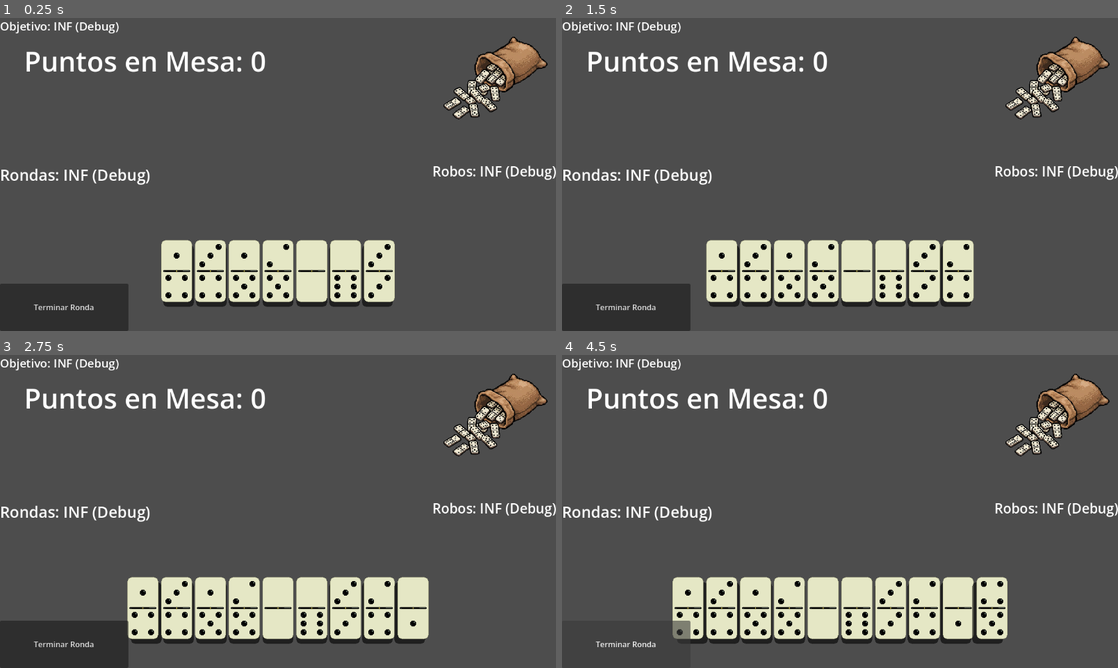
Above: before the commit, frames 1-4 (two rows, left to right).
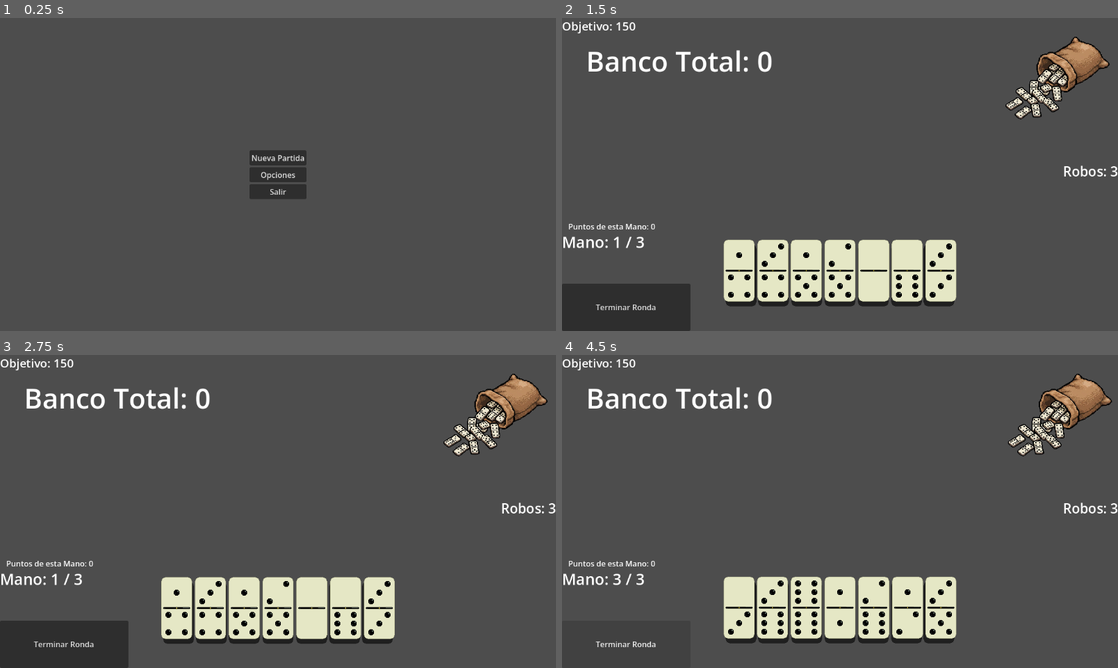
Above: after the commit, the same moments.

Repository: manuel051206/balatro-de-domino
Game: Godot game, scene res://_Scenes/MainMenu.tscn
The game is run twice, just before and just after one commit, with the same random seed, the same clock (stepped at 60 frames per second) and the same inputs. Before the commit the project starts from res://_Scenes/Mesa.tscn.
Inputs (mouse positions are in pixels of both pictures, inside the frame that each line leads up to):
- Up to frame 1 (0.25 s): no input
- Up to frame 2 (1.5 s): click (1056, 77) at 0.52 s; click (840, 158) at 1.25 s, where only the run after the commit has a clickable "Nueva Partida"
- Up to frame 3 (2.75 s): click (494, 414) at 2 s
- Up to frame 4 (4.5 s): click "Terminar Ronda" at 2.75 s; click (1056, 414) at 3.5 s; click "Terminar Ronda" at 4.25 s

The runs differ from the first frame. In frame 1, 17% of the frame differs, in the area x 0-100%, y 1-100%; in frame 2, 7.0%; in frame 3, 5.7%; in frame 4, 11%.

Commit message:
feat: persistencia, menú y core del juego
Introduce un sistema robusto de guardado/restauración, un nuevo menú principal y finaliza el núcleo del gameplay (Gameplay Core). Añade un control de límite de manos, un sistema de puntuación dual y la persistencia visual y lógica de la mesa de dominó entre rondas y sesiones.

Gameplay Core y Lógica de Mesa.gd:

Sistema de Manos y Score Dual: Implementa un límite de intentos (Mano n/m) para alcanzar el "Blind" (Puntaje Objetivo). Separa el cálculo del puntaje de la mano actual (que se reinicia) del Banco/Puntaje Total.

Escalado de dificultad: El "Blind" ahora escala correctamente al avanzar de mesa, respetando las variables dinámicas del Inspector.

Consistencia de la serpiente: El estado físico y lógico de los dominós en la mesa se mantiene intacto al terminar una mano y robar una nueva.

Reconstrucción en 1 frame: Carga el estado guardado al ejecutar _ready. Utiliza el historial_jugadas (valores y lados) para re-instanciar y recalcular la geometría exacta de la mesa en un solo frame al cargar la partida.

Motor de Persistencia (SaveManager.gd y project.godot):

Añade el Autoload SaveManager para la serialización modular y lectura en user://.

Sistema de ajustes blindado: Aísla las preferencias (Pantalla Completa, Volumen Maestro con conversión lineal a dB) en ajustes_balatrodedomino.json, permitiendo que sobrevivan al borrado del archivo de guardado tras un "Game Over".

Configura MainMenu.tscn como escena principal en project.godot y enlaza el ciclo de juego para detectar correctamente entre "Nueva Partida" y "Continuar".

Gestión de la Mano (mi_mano.gd):

Detiene la autogeneración de la mano en el _ready.

Implementa obtener_datos_mano y cargar_estado con una sincronización estricta de fichas_en_mano y pozo_de_fichas al cargar, previniendo la clonación o duplicidad de instancias.

Interacciones e Interfaz (ficha.gd, UX/UI):

Inputs de Fichas: Corrige el manejo de entrada en ficha.gd para que los clics no traspasen los objetos y asegura una detección confiable al soltar el clic.

Refinamiento UX de Game Over: Añade flujo de fin de juego con candado estricto de inputs cuando juego_terminado es verdadero y navegación automática al menú principal con un retardo de 3 segundos.

Ajustes menores de interfaz (etiquetas de mano/ronda, prints de depuración) y nuevos recursos/UIDs para la escena de MainMenu.

Diff:
--- /dev/null
+++ b/_Scenes/MainMenu.tscn
@@ -0,0 +1,90 @@
+[gd_scene format=3 uid="uid://db3fv04sek2oy"]
+
+[ext_resource type="Script" uid="uid://bxufg5qj6fnsk" path="res://_Scripts/main_menu.gd" id="1_p14ap"]
+
+[node name="MainMenu" type="Control" unique_id=1424149404]
+layout_mode = 3
+anchors_preset = 15
+anchor_right = 1.0
+anchor_bottom = 1.0
+grow_horizontal = 2
+grow_vertical = 2
+script = ExtResource("1_p14ap")
+
+[node name="Balatro de Domino" type="Label" parent="." unique_id=1285185648]
+layout_mode = 0
+offset_right = 40.0
+offset_bottom = 23.0
+
+[node name="VBoxContainer" type="VBoxContainer" parent="." unique_id=347142116]
+layout_mode = 1
+anchors_preset = -1
+anchor_left = 0.4652778
+anchor_top = 0.4220679
+anchor_right = 0.5347222
+anchor_bottom = 0.5779321
+grow_horizontal = 2
+grow_vertical = 2
+
+[node name="BotonJugar" type="Button" parent="VBoxContainer" unique_id=1968419910]
+layout_mode = 2
+size_flags_vertical = 4
+text = "Jugar"
+
+[node name="BotonOpciones" type="Button" parent="VBoxContainer" unique_id=1624634737]
+layout_mode = 2
+text = "Opciones"
+
+[node name="BotonSalir" type="Button" parent="VBoxContainer" unique_id=1823079505]
+layout_mode = 2
+text = "Salir"
+
+[node name="PanelOpciones" type="Panel" parent="." unique_id=1207625516]
+visible = false
+layout_mode = 1
+anchors_preset = 8
+anchor_left = 0.5
+anchor_top = 0.5
+anchor_right = 0.5
+anchor_bottom = 0.5
+offset_left = -90.0
+offset_top = -86.0
+offset_right = 84.0
+offset_bottom = 65.0
+grow_horizontal = 2
+grow_vertical = 2
+
+[node name="VBoxContainer" type="VBoxContainer" parent="PanelOpciones" unique_id=686951539]
+layout_mode = 0
+offset_right = 40.0
+offset_bottom = 40.0
+
+[node name="TituloOpciones" type="Label" parent="PanelOpciones/VBoxContainer" unique_id=805851371]
+layout_mode = 2
+text = "Configuración"
+horizontal_alignment = 1
+
+[node name="CheckPantalla" type="CheckBox" parent="PanelOpciones/VBoxContainer" unique_id=1116995370]
+layout_mode = 2
+text = "Pantalla Completa"
+
+[node name="LabelVolumen" type="Label" parent="PanelOpciones/VBoxContainer" unique_id=1413742095]
+layout_mode = 2
+text = "Volumen Maestro"
+
+[node name="SliderVolumen" type="HSlider" parent="PanelOpciones/VBoxContainer" unique_id=971545074]
+layout_mode = 2
+max_value = 1.0
+step = 0.01
+value = 1.0
+
+[node name="BotonCerrarOpciones" type="Button" parent="PanelOpciones/VBoxContainer" unique_id=280367996]
+layout_mode = 2
+text = "Volver"
+
+[connection signal="pressed" from="VBoxContainer/BotonJugar" to="." method="_on_boton_jugar_pressed"]
+[connection signal="pressed" from="VBoxContainer/BotonOpciones" to="." method="_on_boton_opciones_pressed"]
+[connection signal="pressed" from="VBoxContainer/BotonSalir" to="." method="_on_boton_salir_pressed"]
+[connection signal="toggled" from="PanelOpciones/VBoxContainer/CheckPantalla" to="." method="_on_check_pantalla_toggled"]
+[connection signal="value_changed" from="PanelOpciones/VBoxContainer/SliderVolumen" to="." method="_on_slider_volumen_value_changed"]
+[connection signal="pressed" from="PanelOpciones/VBoxContainer/BotonCerrarOpciones" to="." method="_on_boton_cerrar_opciones_pressed"]
--- a/_Scenes/Mesa.tscn
+++ b/_Scenes/Mesa.tscn
@@ -24,6 +24,7 @@
 
 [node name="Mesa" type="Node2D" unique_id=1649123061]
 script = ExtResource("1_8bmom")
+modo_debug = false
 Sfx_PonerFicha = SubResource("AudioStreamRandomizer_n8kvq")
 
 [node name="Camera2D" type="Camera2D" parent="." unique_id=951271532]
@@ -34,6 +35,7 @@
 
 [node name="CollisionShape2D" type="CollisionShape2D" parent="ZonaMesa" unique_id=471383918]
 position = Vector2(0, -83.5)
+scale = Vector2(5, 5)
 shape = SubResource("RectangleShape2D_8bmom")
 
 [node name="CanvasLayer" type="CanvasLayer" parent="." unique_id=855013801]
@@ -47,6 +49,13 @@
 theme_override_font_sizes/font_size = 57
 text = "0"
 
+[node name="PuntosManoLabel" type="Label" parent="CanvasLayer" unique_id=914437969]
+offset_left = 13.0
+offset_top = 420.0
+offset_right = 235.0
+offset_bottom = 443.0
+text = "Default(para ver en la scene)"
+
 [node name="ObjetivoLabel" type="Label" parent="CanvasLayer" unique_id=977628547]
 offset_right = 102.0
 offset_bottom = 23.0
@@ -57,9 +66,9 @@
 anchors_preset = 4
 anchor_top = 0.5
 anchor_bottom = 0.5
-offset_top = -11.5
-offset_right = 40.0
-offset_bottom = 11.5
+offset_top = 116.5
+offset_right = 165.0
+offset_bottom = 161.5
 grow_vertical = 2
 theme_override_font_sizes/font_size = 32
 text = "Ronda: 1/3"
--- a/_Scripts/Mesa.gd
+++ b/_Scripts/Mesa.gd
@@ -3,6 +3,7 @@
 # --- REFERENCIAS ---
 @onready var mano = $MiMano
 @onready var label_puntos = $CanvasLayer/PuntajeLabel
+@onready var label_puntos_mano = $CanvasLayer/PuntosManoLabel
 @onready var label_objetivo = $CanvasLayer/ObjetivoLabel
 @onready var label_ronda = $CanvasLayer/RondaLabel
 @onready var reproductor = $AudioStreamPlayer
@@ -33,12 +34,14 @@
 var ronda_actual: int = 1
 var puntos_ronda_actual: int = 0
 var robos_restantes: int = 3
+var juego_terminado: bool = false
 
 # --- ESTADO DEL JUEGO (DATOS) ---
 var extremo_izquierdo: int = -1
 var extremo_derecho: int = -1
 var es_primer_turno: bool = true
 var suma_total_puntos: int = 0
+var historial_jugadas: Array = []
 
 # --- LÍMITES DE LA PANTALLA (El "Radar") ---
 var limite_izquierdo_x: float = -450.0
@@ -62,7 +65,31 @@
 func _ready():
 	if mano:
 		mano.intento_de_jugada.connect(_validar_jugada)
-	robos_restantes = robos_maximos
+	# Intentamos cargar la partida
+	if SaveManager.cargar_partida():
+		var datos = SaveManager.datos_partida
+		mesa_actual = int(datos.get("mesa_actual", 1))
+		ronda_actual = int(datos.get("ronda_actual", 1))
+		robos_restantes = int(datos.get("robos_restantes", robos_maximos))
+		suma_total_puntos = int(datos.get("suma_total_puntos", 0))
+		puntos_ronda_actual = int(datos.get("puntos_ronda_actual", 0))
+		puntaje_objetivo_base = int(datos.get("puntaje_objetivo_base", puntaje_objetivo_base))
+		print("🔍 DEBUG LECTURA JSON - Objetivo leído: ", puntaje_objetivo_base)
+		# Extraemos el historial y lo reconstruimos
+		historial_jugadas = datos.get("historial_jugadas", [])
+		if not historial_jugadas.is_empty():
+			reconstruir_serpiente(historial_jugadas)
+		# ¡Le damos a la mano su estado guardado!
+		if mano:
+			var mano_guardada = datos.get("fichas_en_mano", [])
+			var pozo_guardado = datos.get("pozo_de_fichas", [])
+			mano.cargar_estado(mano_guardada, pozo_guardado)
+
+	else:
+		#Si NO hay partida, inicializamos normal
+		robos_restantes = robos_maximos
+		if mano:
+			mano.generar_mano_inicial() # Ahora la Mesa da la orden de empezar
 	actualizar_ui()
 
 # --- FUNCIONES: CONTROL DE ZONA ---
@@ -76,6 +103,8 @@
 
 # --- ÁRBITRO: ¿ES LEGAL LA JUGADA? ---
 func _validar_jugada(ficha: Ficha):
+	if juego_terminado:
+		return
 	if not mouse_sobre_mesa: return
 
 	if es_primer_turno:
@@ -127,7 +156,11 @@
 	return false
 
 # --- EL GERENTE VISUAL ---
-func jugar_ficha(ficha: Ficha, lado: String, es_capicua: bool = false):
+func jugar_ficha(ficha: Ficha, lado: String, es_capicua: bool = false, es_reconstruccion: bool = false):
+	# Guarda el historial si es una jugada real
+	if not es_reconstruccion:
+		historial_jugadas.append({"v1": ficha.valor_izq, "v2": ficha.valor_der, "lado": lado})
+
 	var es_doble = (ficha.valor_izq == ficha.valor_der)
 	var pos_final: Vector2
 	var pos_rebote: Vector2
@@ -139,7 +172,7 @@
 		es_primer_turno = false
 
 		ficha.posicionDefault = Vector2.ZERO
-		ficha.rotation_degrees = 0 if es_doble else -90
+		ficha.rotation_degrees = 0.0 if es_doble else -90.0
 
 		ultima_ficha_izq = ficha
 		ultima_ficha_der = ficha
@@ -150,7 +183,7 @@
 		es_primer_regreso_izq = false
 		es_primer_regreso_der = false
 
-		finalizar_jugada(ficha)
+		finalizar_jugada(ficha, false, es_reconstruccion)
 		return
 
 	var datos = _calcular_geometria(ficha, lado, es_doble)
@@ -161,6 +194,14 @@
 
 	if lado == "izquierda": ultima_ficha_izq = ficha
 	elif lado == "derecha": ultima_ficha_der = ficha
+
+	if es_reconstruccion:
+		# En reconstrucción, ignoramos animaciones capicúa y encajamos de golpe
+		ficha.rotation_degrees = rotacion_final
+		ficha.posicionDefault = pos_final
+		ficha.global_position = pos_final
+		finalizar_jugada(ficha, false, true)
+		return
 
 	if es_capicua:
 		_animar_rebote_capicua(ficha, pos_final, pos_rebote, rotacion_final)
@@ -306,8 +347,13 @@
 	return resultado
 
 # --- FINALIZACIÓN Y ANIMACIÓN ---
-func finalizar_jugada(ficha: Ficha, es_capicua: bool = false):
+func finalizar_jugada(ficha: Ficha, es_capicua: bool = false, es_reconstruccion: bool = false):
 	ficha.bloquear()
+
+	# Si es un fantasma reconstruyéndose, terminamos aquí para no duplicar puntos
+	if es_reconstruccion:
+		return
+
 	if mano: mano.quitar_ficha_jugada(ficha)
 
 	var puntos_base = ficha.valor_izq + ficha.valor_der
@@ -316,7 +362,9 @@
 	if es_capicua:
 		puntos_a_sumar = puntos_base * multiplicador_capicua
 
+	# Sumamos al banco total y a la mano actual
 	suma_total_puntos += puntos_a_sumar
+	puntos_ronda_actual += puntos_a_sumar
 	actualizar_ui()
 
 	if mano.ficha_seleccionada_actual == ficha: mano.ficha_seleccionada_actual = null
@@ -325,6 +373,7 @@
 	reproductor.pitch_scale = randf_range(0.95, 1.05)
 	reproductor.play()
 
+	guardar_estado_actual() # Guarda tras cada jugada
 	verificar_victoria()
 
 func _animar_rebote_capicua(ficha: Ficha, pos_final: Vector2, pos_rebote: Vector2, rotacion_final: float):
@@ -365,6 +414,8 @@
 	reproductor.play()
 
 func _on_boton_pozo_pressed():
+	if juego_terminado:
+		return
 	if not modo_debug:
 		if jugador_tiene_jugada_valida():
 			_animar_temblor_boton()
@@ -381,6 +432,7 @@
 		if not modo_debug:
 			robos_restantes -= 1
 			actualizar_ui()
+			guardar_estado_actual() # Guarda en el instante en que robas
 
 # --- EL ÁRBITRO DE LA PARTIDA---
 func verificar_victoria():
@@ -391,6 +443,9 @@
 		var puntaje_neto = suma_total_puntos - castigo_fantasma
 
 		if puntaje_neto >= puntaje_objetivo_base:
+			# NUEVO: Mensaje claro en consola para saber qué pasó
+			print("🏆 ¡MESA SUPERADA! Puntos logrados: ", puntaje_neto, " / Objetivo: ", puntaje_objetivo_base)
+
 			_calcular_castigo_escalera(false)
 			suma_total_puntos = puntaje_neto
 			actualizar_ui()
@@ -400,7 +455,7 @@
 	return false
 
 # --- SISTEMA DE CASTIGO: LA ESCALERA DE DOLOR ---
-func _calcular_castigo_escalera(silencioso: bool = false) -> int:
+func _calcular_castigo_escalera(_silencioso: bool = false) -> int:
 	if not mano or mano.fichas_en_mano.is_empty():
 		return 0
 
@@ -423,44 +478,71 @@
 	return castigo_total
 
 func terminar_ronda():
-	if modo_debug: return
+# Si ya ganamos o perdimos, el botón no hace nada
+	if modo_debug or juego_terminado: return
 
 	var castigo = _calcular_castigo_escalera()
 	if castigo > 0:
 		suma_total_puntos -= castigo
 		if suma_total_puntos < 0:
 			suma_total_puntos = 0
-		actualizar_ui()
 		_animar_temblor_boton()
 
+	# Verificamos si ganaste gracias a sobrevivir al castigo
+	if verificar_victoria():
+		return # Si ganaste, verificar_victoria ya hizo el trabajo. Cortamos aquí.
+
+	# Aumentamos el contador de la mano (ronda)
 	ronda_actual += 1
+	# Reiniciamos los puntos de esta mano específica y los robos
+	puntos_ronda_actual = 0
 	robos_restantes = robos_maximos
-	actualizar_ui()
 
 	if ronda_actual <= rondas_maximas:
 		if mano:
 			mano.nueva_ronda()
+		actualizar_ui()
+		# Guardamos AQUÍ, DESPUÉS de repartir la nueva mano
+		guardar_estado_actual()
+	else:
+# ¡GAME OVER REAL!
+		juego_terminado = true
+		actualizar_ui()
+		print("GAME OVER - No alcanzaste los puntos.")
+		# Aseguramos que la interfaz diga Game Over
+		if label_ronda: label_ronda.text = "¡GAME OVER!"
+
+		# ---> OPCIONAL PERO RECOMENDADO: Borramos la partida guardada porque perdió <---
+		SaveManager.borrar_partida()
+		# ---> NUEVO: Esperamos 3 segundos para que lea el mensaje y lo mandamos al menú
+		await get_tree().create_timer(3.0).timeout
+		get_tree().change_scene_to_file("res://_Scenes/MainMenu.tscn") # Asegúrate de que esta ruta sea la correcta
 
 func _on_boton_siguiente_ronda_pressed():
 	terminar_ronda()
 
 # --- ACTUALIZADOR DE INTERFAZ ---
 func actualizar_ui():
-	if label_puntos: label_puntos.text = "Puntos en Mesa: %d" % suma_total_puntos
+
+	# Mostrar Total y Mano Actual
+	if label_puntos: label_puntos.text = "Banco Total: %d" % suma_total_puntos
+	if label_puntos_mano: label_puntos_mano.text = "Puntos de esta Mano: %d" % puntos_ronda_actual
 
 	if modo_debug:
 		if label_objetivo: label_objetivo.text = "Objetivo: INF (Debug)"
-		if label_ronda: label_ronda.text = "Rondas: INF (Debug)"
+		if label_ronda: label_ronda.text = "Manos: INF (Debug)"
 		if label_robos: label_robos.text = "Robos: INF (Debug)"
 	else:
 		if label_objetivo: label_objetivo.text = "Objetivo: %d" % puntaje_objetivo_base
-		if label_ronda: label_ronda.text = "Ronda: %d / %d" % [ronda_actual, rondas_maximas]
+		if label_ronda: label_ronda.text = "Mano: %d / %d" % [ronda_actual, rondas_maximas]
 		if label_robos: label_robos.text = "Robos: %d" % robos_restantes
 
 # --- TRANSICIÓN DE NIVEL ---
 func avanzar_siguiente_mesa():
+	historial_jugadas.clear()
 	mesa_actual += 1
 	ronda_actual = 1
+	puntos_ronda_actual = 0 # <--- Añade esto
 	robos_restantes = robos_maximos
 	suma_total_puntos = 0
 	puntaje_objetivo_base = int(puntaje_objetivo_base * 1.5)
@@ -485,6 +567,8 @@
 		mano.generar_mano_inicial()
 
 	actualizar_ui()
+	guardar_estado_actual()
+	print("💾 DEBUG GUARDADO - Nuevo objetivo guardado: ", puntaje_objetivo_base)
 
 # --- ANIMACIONES DE INTERFAZ ---
 func _animar_temblor_boton():
@@ -498,3 +582,42 @@
 	tween.tween_property(boton_pozo, "position:x", pos_original.x - fuerza, tiempo * 2)
 	tween.tween_property(boton_pozo, "position:x", pos_original.x + fuerza, tiempo * 2)
 	tween.tween_property(boton_pozo, "position:x", pos_original.x, tiempo)
+# --- SISTEMA DE GUARDADO ---
+func guardar_estado_actual():
+	if modo_debug: return # No guardamos si estamos testeando
+
+	# Empaquetamos todo lo que queremos recordar en un diccionario
+	var estado_a_guardar = {
+		"mesa_actual": mesa_actual,
+		"ronda_actual": ronda_actual,
+		"robos_restantes": robos_restantes,
+		"suma_total_puntos": suma_total_puntos,
+		"puntos_ronda_actual": puntos_ronda_actual,
+		"puntaje_objetivo_base": puntaje_objetivo_base,
+		"historial_jugadas": historial_jugadas,
+		"fichas_en_mano": mano.obtener_datos_mano() if mano else [],
+		"pozo_de_fichas": mano.pozo_de_fichas if mano else [],
+
+	}
+	# Le enviamos el paquete al cerebro global
+	SaveManager.guardar_partida(estado_a_guardar)
+# --- RECONSTRUCCIÓN DE PARTIDA GUARDADA ---
+func reconstruir_serpiente(historial: Array):
+	es_primer_turno = true # Aseguramos que la mesa inicie virgen
+
+	for jugada in historial:
+		var v1 = int(jugada["v1"])
+		var v2 = int(jugada["v2"])
+		var lado = jugada["lado"]
+
+		# 1. Instanciamos la ficha visual (usando el molde de la mano)
+		var nueva_ficha = mano.escena_ficha.instantiate()
+		add_child(nueva_ficha) # La añadimos a la mesa
+
+		# 2. Le pegamos su textura original
+		var ruta = "%s/%d-%d.png" % [mano.carpeta_imagenes, v1, v2]
+		var tex = load(ruta)
+		if tex: nueva_ficha.setup(v1, v2, tex)
+
+		# 3. Mandamos a que el Ingeniero la posicione en modo silencioso
+		jugar_ficha(nueva_ficha, lado, false, true)
--- /dev/null
+++ b/_Scripts/SaveManager.gd
@@ -0,0 +1,88 @@
+extends Node
+
+# Esta ruta especial 'user://' asegura que se guarde en la carpeta de datos de
+# la aplicación del jugador (Appdata en Windows, por ejemplo), no en los archivos del juego.
+var ruta_guardado = "user://partida_balatro_domino.json"
+
+# Nuestro "Molde" base. Los valores no son relevantes.
+var datos_partida = {
+	"mesa_actual": 1,
+	"ronda_actual": 1,
+	"robos_restantes": 3,
+	"suma_total_puntos": 0,
+	"puntos_ronda_actual": 0,
+	"historial_jugadas": [],
+	"fichas_en_mano": [],
+	"pozo_de_fichas": []
+
+}
+
+# --- GUARDAR ---
+func guardar_partida(datos_nuevos: Dictionary):
+	# 1. Actualizamos nuestro diccionario interno con lo que nos mande la Mesa
+	for key in datos_nuevos.keys():
+		datos_partida[key] = datos_nuevos[key]
+
+	# 2. Abrimos el archivo en modo ESCRITURA
+	var archivo = FileAccess.open(ruta_guardado, FileAccess.WRITE)
+
+	# 3. Convertimos el diccionario a un texto JSON (String) y lo guardamos
+	var json_string = JSON.stringify(datos_partida)
+	archivo.store_line(json_string)
+
+	print("💾 Partida guardada con éxito en: ", ruta_guardado)
+
+# --- CARGAR ---
+func cargar_partida() -> bool:
+	# 1. Verificamos si existe un archivo de guardado
+	if not FileAccess.file_exists(ruta_guardado):
+		print("No hay partida guardada anterior.")
+		return false
+
+	# 2. Abrimos el archivo en modo LECTURA
+	var archivo = FileAccess.open(ruta_guardado, FileAccess.READ)
+	var json_string = archivo.get_as_text()
+
+	# 3. Convertimos el texto JSON de vuelta a un Diccionario
+	var datos_cargados = JSON.parse_string(json_string)
+
+	if datos_cargados != null:
+		datos_partida = datos_cargados
+		print("📂 Partida cargada con éxito. Puntos recuperados: ", datos_partida["suma_total_puntos"])
+		return true
+
+	return false
+
+# --- BORRAR (GAME OVER) ---
+func borrar_partida():
+	if FileAccess.file_exists(ruta_guardado):
+		DirAccess.remove_absolute(ruta_guardado)
+		print("🗑️ Partida borrada (Game Over o Nueva Run).")
+
+# ==========================================
+# --- SISTEMA DE AJUSTES (NO SE BORRAN) ---
+# ==========================================
+var ruta_ajustes = "user://ajustes_balatrodedomino.json"
+
+var datos_ajustes = {
+	"volumen": 1.0,
+	"pantalla_completa": false
+}
+func guardar_ajustes():
+	var archivo = FileAccess.open(ruta_ajustes, FileAccess.WRITE)
+	archivo.store_line(JSON.stringify(datos_ajustes))
+	print("⚙️ AJUSTES GUARDADOS EN PC: ", datos_ajustes)
+
+func cargar_ajustes() -> bool:
+	if FileAccess.file_exists(ruta_ajustes):
+		var archivo = FileAccess.open(ruta_ajustes, FileAccess.READ)
+		var json_string = archivo.get_as_text()
+		var cargado = JSON.parse_string(json_string)
+
+		if cargado != null:
+			datos_ajustes = cargado
+			print("📂 AJUSTES CARGADOS DE PC: ", datos_ajustes)
+			return true
+
+	print("⚠️ No se encontró archivo de ajustes previo. Usando valores por defecto.")
+	return false
--- a/_Scripts/ficha.gd
+++ b/_Scripts/ficha.gd
@@ -128,11 +128,13 @@
 
 # --- INPUT ---
 func _input_event(_viewport, event, _shape_idx):
-	# Si ya está jugada, ignoramos cualquier clic
 	if jugada: return
 
 	if event is InputEventMouseButton and event.button_index == MOUSE_BUTTON_LEFT:
 		if event.pressed:
+			# NUEVO: Evita que el clic traspase a otras fichas que estén debajo
+			get_viewport().set_input_as_handled()
+
 			arrastrando = true
 			posicion_inicio_click = global_position
 			offset_mouse = get_global_mouse_position() - global_position
@@ -140,19 +142,22 @@
 
 			empezando_interaccion.emit(self)
 			animar_escala(escala_base * 1.05)
-# test
+
+# NUEVO: Esta función vigila TODOS los inputs. Asegura que la ficha se suelte
+# incluso si moviste el mouse súper rápido y te saliste de ella.
+func _input(event):
+	if arrastrando and event is InputEventMouseButton and event.button_index == MOUSE_BUTTON_LEFT and not event.pressed:
+		arrastrando = false
+		z_index = 10 if seleccionado else 0
+
+		var distancia = global_position.distance_to(posicion_inicio_click)
+
+		if distancia < 5.0:
+			click_en_ficha.emit(self)
 		else:
-			arrastrando = false
-			z_index = 10 if seleccionado else 0
+			ficha_soltada.emit(self)
 
-			var distancia = global_position.distance_to(posicion_inicio_click)
-
-			if distancia < 5.0:
-				click_en_ficha.emit(self)
-			else:
-				ficha_soltada.emit(self)
-
-			if not seleccionado:
-				animar_escala(escala_base)
-			else:
-				animar_escala(escala_base * (1 + (aumento_seleccion/100.0)))
+		if not seleccionado:
+			animar_escala(escala_base)
+		else:
+			animar_escala(escala_base * (1 + (aumento_seleccion/100.0)))
--- /dev/null
+++ b/_Scripts/main_menu.gd
@@ -0,0 +1,74 @@
+extends Control
+
+# --- REFERENCIAS ---
+@onready var panel_opciones = $PanelOpciones
+@onready var boton_jugar = $VBoxContainer/BotonJugar
+@onready var slider_volumen = $PanelOpciones/VBoxContainer/SliderVolumen
+@onready var check_pantalla = $PanelOpciones/VBoxContainer/CheckPantalla
+@onready var contenedor_botones = $VBoxContainer
+
+func _ready():
+	# Nos aseguramos de que el panel de opciones esté oculto al iniciar
+	panel_opciones.visible = false
+
+	# DETALLE DE CALIDAD: Revisamos si hay partida guardada
+	if SaveManager.cargar_partida():
+		boton_jugar.text = "Continuar Partida"
+	# ---> NUEVO: CARGAR Y APLICAR AJUSTES <---
+	if SaveManager.cargar_ajustes():
+		var vol = SaveManager.datos_ajustes.get("volumen", 1.0)
+		var fullscreen = SaveManager.datos_ajustes.get("pantalla_completa", false)
+
+		# Ajustamos los controles visuales
+		slider_volumen.value = vol
+		check_pantalla.button_pressed = fullscreen
+
+		# Forzamos al motor de audio a aplicar el volumen cargado
+		_on_slider_volumen_value_changed(vol)
+	else:
+		boton_jugar.text = "Nueva Partida"
+
+	# Sincronizamos el CheckBox con el estado actual de la pantalla
+	var modo_actual = DisplayServer.window_get_mode()
+	check_pantalla.button_pressed = (modo_actual == DisplayServer.WINDOW_MODE_FULLSCREEN)
+
+# --- BOTONES PRINCIPALES ---
+func _on_boton_jugar_pressed():
+	# Cambiamos de escena hacia la Mesa
+	get_tree().change_scene_to_file("res://_Scenes/Mesa.tscn")
+
+func _on_boton_opciones_pressed():
+	panel_opciones.visible = true
+	contenedor_botones.visible = false # Ocultamos el menú principal
+
+func _on_boton_salir_pressed():
+	get_tree().quit()
+
+# --- PANEL DE OPCIONES ---
+func _on_boton_cerrar_opciones_pressed():
+	panel_opciones.visible = false
+	contenedor_botones.visible = true # Mostramos el menú principal de nuevo
+
+func _on_check_pantalla_toggled(toggled_on: bool):
+	if toggled_on:
+		get_window().mode = Window.MODE_FULLSCREEN
+	else:
+		get_window().mode = Window.MODE_WINDOWED
+
+	# Guardamos el cambio
+	SaveManager.datos_ajustes["pantalla_completa"] = toggled_on
+	SaveManager.guardar_ajustes()
+	print("💾 Ajustes de Pantalla guardados: ", toggled_on)
+
+func _on_slider_volumen_value_changed(value: float):
+	var bus_index = AudioServer.get_bus_index("Master")
+
+	if value <= 0.01:
+		AudioServer.set_bus_mute(bus_index, true)
+	else:
+		AudioServer.set_bus_mute(bus_index, false)
+		AudioServer.set_bus_volume_db(bus_index, linear_to_db(value))
+
+	# Guardamos el cambio de volumen de inmediato
+	SaveManager.datos_ajustes["volumen"] = value
+	SaveManager.guardar_ajustes()
--- a/_Scripts/mi_mano.gd
+++ b/_Scripts/mi_mano.gd
@@ -18,7 +18,7 @@
 var pozo_de_fichas: Array = []
 
 func _ready():
-	generar_mano_inicial()
+	pass # generar_mano_inicial()
 
 # --- GENERACIÓN DE FICHAS ---
 # Limpia la mesa y genera 7 fichas ÚNICAS usando una "bolsa" mezclada.
@@ -126,6 +126,7 @@
 # --- ROBAR DEL POZO ANIMADO ---
 # Ahora recibe la coordenada desde donde debe salir volando
 func robar_del_pozo(posicion_origen: Vector2):
+
 	if pozo_de_fichas.is_empty():
 		print("El pozo está vacío.")
 		return
@@ -194,3 +195,26 @@
 	organizar_mano()
 	print("Nueva ronda iniciada. Fichas repartidas: ", fichas_a_robar)
 	print("Fichas restantes en el pozo: ", pozo_de_fichas.size())
+
+# --- SISTEMA DE GUARDADO ---
+func obtener_datos_mano() -> Array:
+	var datos = []
+	for ficha in fichas_en_mano:
+		datos.append({"v1": ficha.valor_izq, "v2": ficha.valor_der})
+	return datos
+
+func cargar_estado(fichas_guardadas: Array, pozo_guardado: Array):
+	# 1. Limpiamos cualquier rastro anterior
+	for hijo in get_children():
+		hijo.queue_free()
+	fichas_en_mano.clear()
+	ficha_seleccionada_actual = null
+
+	# 2. Restauramos el pozo exacto
+	pozo_de_fichas = pozo_guardado.duplicate()
+
+	# 3. Recreamos las fichas exactas en tu mano
+	for datos in fichas_guardadas:
+		crear_ficha(int(datos["v1"]), int(datos["v2"]))
+
+	organizar_mano()
--- a/project.godot
+++ b/project.godot
@@ -11,9 +11,13 @@
 [application]
 
 config/name="Balatro de domino"
-run/main_scene="uid://k0pv3b6i88b7"
+run/main_scene="uid://db3fv04sek2oy"
 config/features=PackedStringArray("4.6", "Forward Plus")
 config/icon="res://icon.svg"
+
+[autoload]
+
+SaveManager="*uid://dgf177b0y0wb5"
 
 [display]
 
Not shown, added: _Scripts/SaveManager.gd.uid
Not shown, added: _Scripts/main_menu.gd.uid
